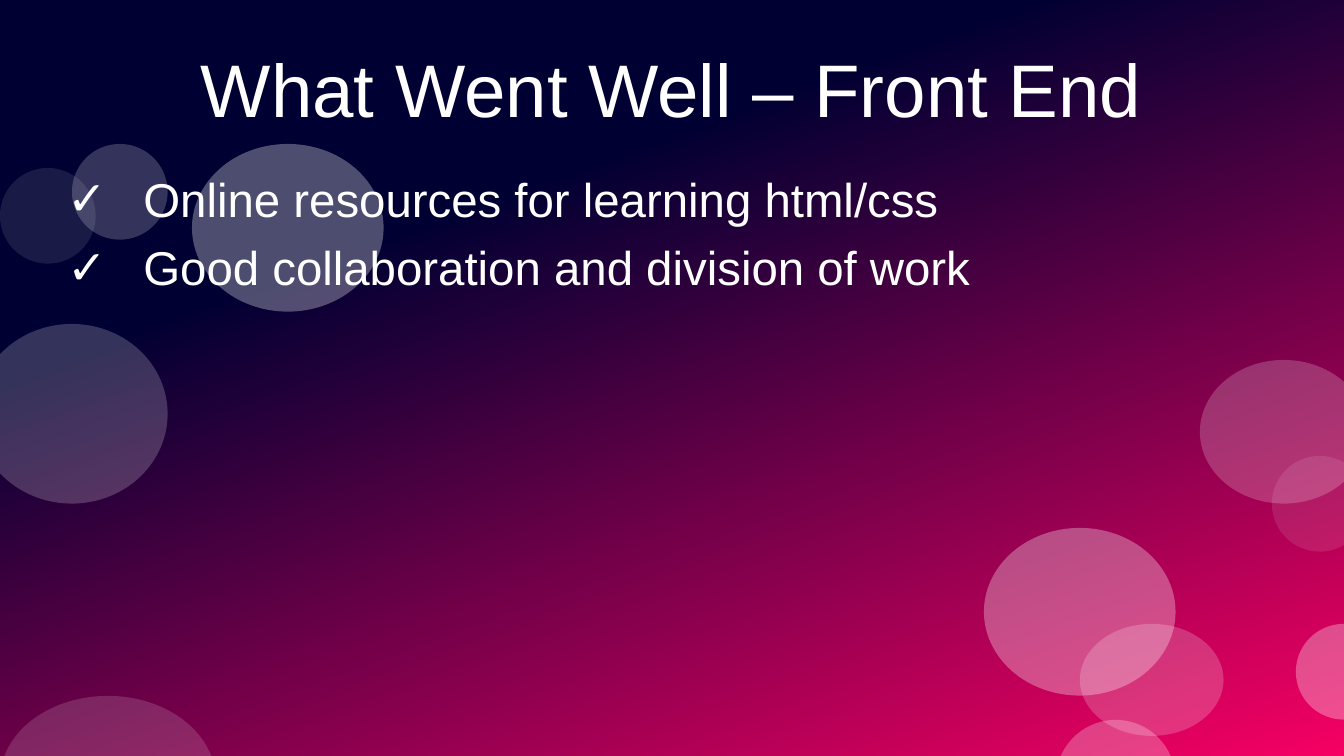
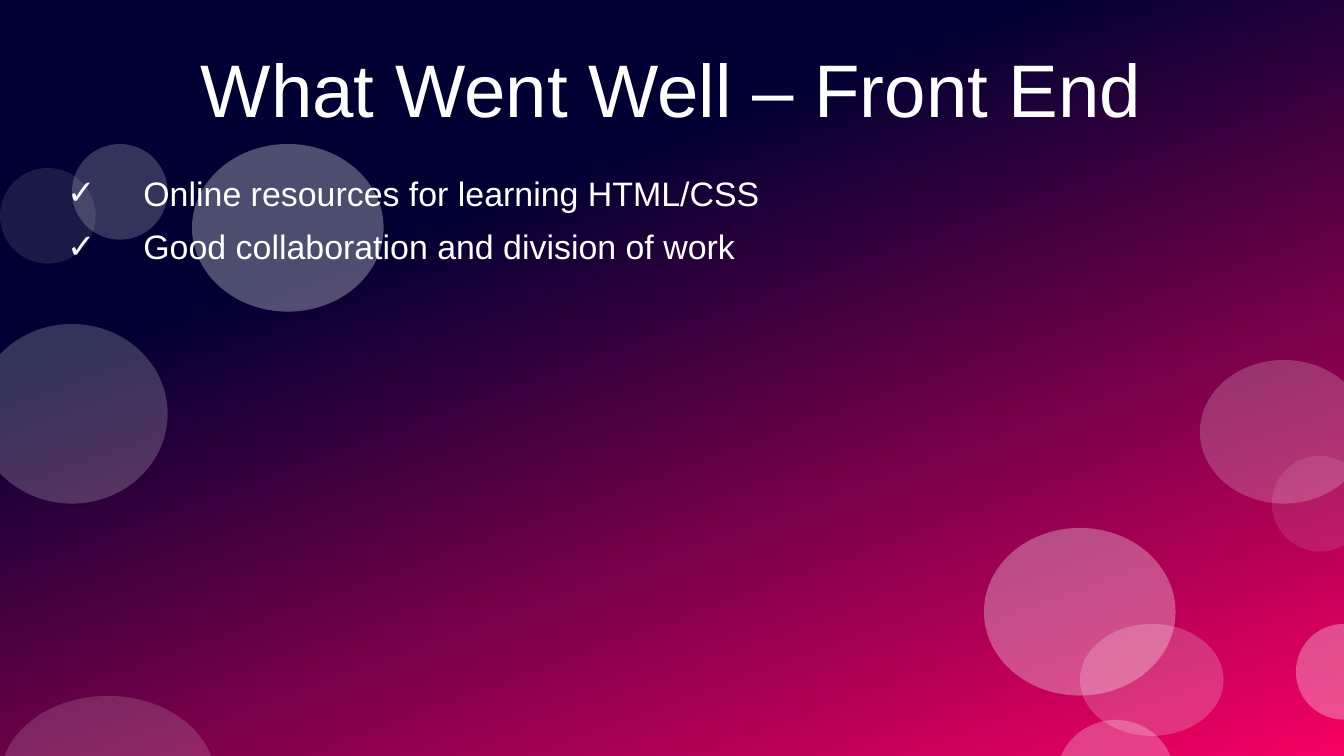
Before and after one commit to PrototypeProto/COP_4331_Small-Project, a slide deck: slide 19 of Pres.pptx. Drawn at 1344x756 pixels with LibreOffice and Linux fonts; fonts in the diff are those of the drawing. Boxes give left, top, right and bottom in pixels: in the first picture for what was removed or moved away, otherwise in the second. Text is boxed around its words. In the diff, an @@ line names an element or a change of style, - is before the commit and + after.

```diff
--- a/Pres.pptx
+++ b/Pres.pptx
@@ subtitle at [143,178,759,212]: text changed; size 28 to 20 pt @@
-✓ Online resources for learning html/css
+✓ Online resources for learning HTML/CSS
@@ subtitle at [143,232,735,266]: size 28 to 20 pt in "Good collaboration and division of work"; indent changed @@
```
Also in this commit, not shown: 14 other slides changed, 2 slides added, 2 slides removed.
